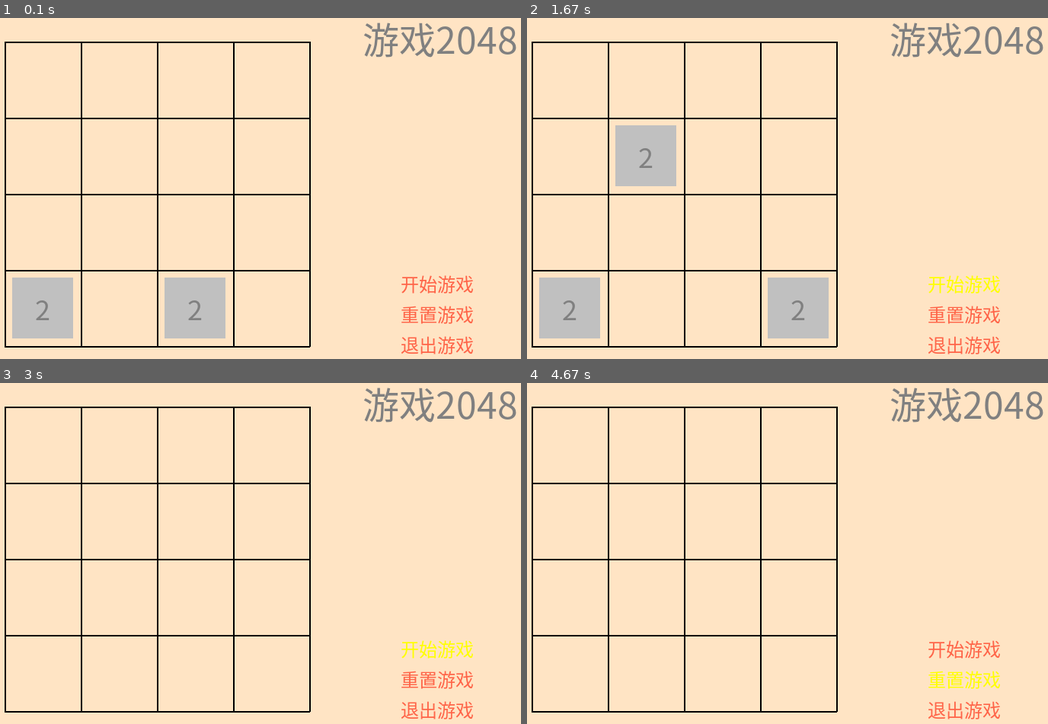
Above: before the commit, frames 1-4 (two rows, left to right).
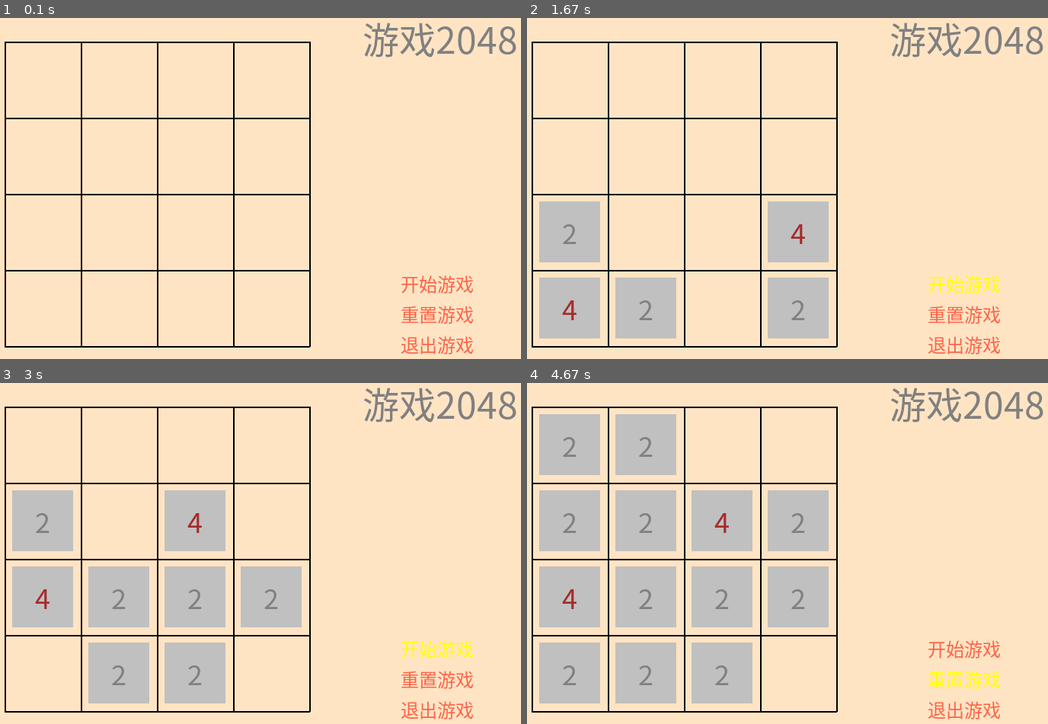
Above: after the commit, the same moments.

Repository: seancheng33/PygameProject
Game: pygame game, started from game2048/game.py
Two runs of this game, one before a commit and one after it. Both use one fixed random seed, a clock stepped at 60 frames per second and the inputs below.
Inputs (mouse positions are in pixels of both pictures, inside the frame that each line leads up to):
- Up to frame 1 (0.1 s): no input
- Up to frame 2 (1.67 s): press the mouse at (964, 314) at 0.37 s; move the mouse to (933, 249) at 0.47 s; release the mouse at (902, 185) at 0.6 s; click "开始游戏" at 0.72 s; hold A 1-1.47 s; hold Right 1-1.47 s; tap S at 1.5 s
- Up to frame 3 (3 s): tap W at 1.83 s; tap A at 2.17 s; press the mouse at (437, 648) at 2.53 s; move the mouse to (395, 536) at 2.63 s; release the mouse at (354, 423) at 2.77 s; press the mouse at (437, 648) at 2.87 s; move the mouse to (260, 614) at 2.97 s
- Up to frame 4 (4.67 s): release the mouse at (610, 580) at 3.1 s; press the mouse at (964, 648) at 3.2 s; move the mouse to (943, 628) at 3.3 s; release the mouse at (922, 608) at 3.43 s; press the mouse at (964, 679) at 3.53 s; move the mouse to (792, 642) at 3.63 s; release the mouse at (625, 604) at 3.77 s; press the mouse at (964, 679) at 3.87 s; move the mouse to (891, 553) at 3.97 s; release the mouse at (818, 430) at 4.1 s; press the mouse at (964, 679) at 4.2 s; move the mouse to (964, 683) at 4.3 s; release the mouse at (969, 689) at 4.43 s; press the mouse at (964, 679) at 4.53 s; move the mouse to (860, 621) at 4.63 s

The runs differ from the first frame. In frame 1, 4.2% of the frame differs, in the area x 2-44%, y 76-94%; in frame 2, 8.5%; in frame 3, 17%; in frame 4, 27%, in the area x 2-58%, y 9-94%.

Commit message:
按键事件

Diff:
--- a/game2048/game.py
+++ b/game2048/game.py
@@ -1,9 +1,9 @@
-'''
+"""
 @Author       : sean cheng
 @Email        : aya234@163.com
 @CreateTime   : 2018/8/18
 @Program      : 联系用pygame制作一个2048的游戏，
-'''
+"""
 import random
 
 import pygame
@@ -17,6 +17,15 @@
 
     if gameArray[x][y] == 0:
         gameArray[x][y] = 2
+
+
+def init_game():
+    gameArray = [[0 for i in range(WINDOW_BLOCK_NUM)] for j in range(WINDOW_BLOCK_NUM)]  # 初始化的游戏数组
+    # 初始化两个开始元素在任意位置。
+    random_elem = 0
+    while random_elem < 2:
+        add_elem()
+        random_elem += 1
 
 
 COLOR_DICT = {'white': (255, 255, 255),  # 白色
@@ -67,12 +76,6 @@
 titleFont = pygame.font.Font(font_path, 48)
 normalFont = pygame.font.Font(font_path, 24)
 
-# 初始化两个开始元素在任意位置。
-random_elem = 0
-while random_elem < 2:
-    add_elem()
-    random_elem += 1
-
 titleText = titleFont.render('游戏2048', True, COLOR_DICT['gray'])
 titleRect = titleText.get_rect()
 titleRect.topleft = 570, 60
@@ -190,7 +193,7 @@
             btStartText = normalFont.render('开始游戏', True, COLOR_DICT['yellow'])
             for event in pressed:
                 if event == 1:
-                    gameArray = [[0 for i in range(WINDOW_BLOCK_NUM)] for j in range(WINDOW_BLOCK_NUM)]  # 初始化的游戏数组
+                    init_game()  # 初始化的游戏数组
         else:
             btStartText = normalFont.render('开始游戏', True, COLOR_DICT['tomato'])
 
@@ -198,7 +201,7 @@
             btResetText = normalFont.render('重置游戏', True, COLOR_DICT['yellow'])
             for event in pressed:
                 if event == 1:
-                    gameArray = [[0 for i in range(WINDOW_BLOCK_NUM)] for j in range(WINDOW_BLOCK_NUM)]  # 初始化的游戏数组
+                    init_game()  # 初始化的游戏数组
         else:
             btResetText = normalFont.render('重置游戏', True, COLOR_DICT['tomato'])
 
@@ -206,7 +209,8 @@
             btExitText = normalFont.render('退出游戏', True, COLOR_DICT['yellow'])
             for event in pressed:
                 if event == 1:
-                    pass
+                    pygame.quit()
+                    sys.exit(0)
         else:
             btExitText = normalFont.render('退出游戏', True, COLOR_DICT['tomato'])
 
